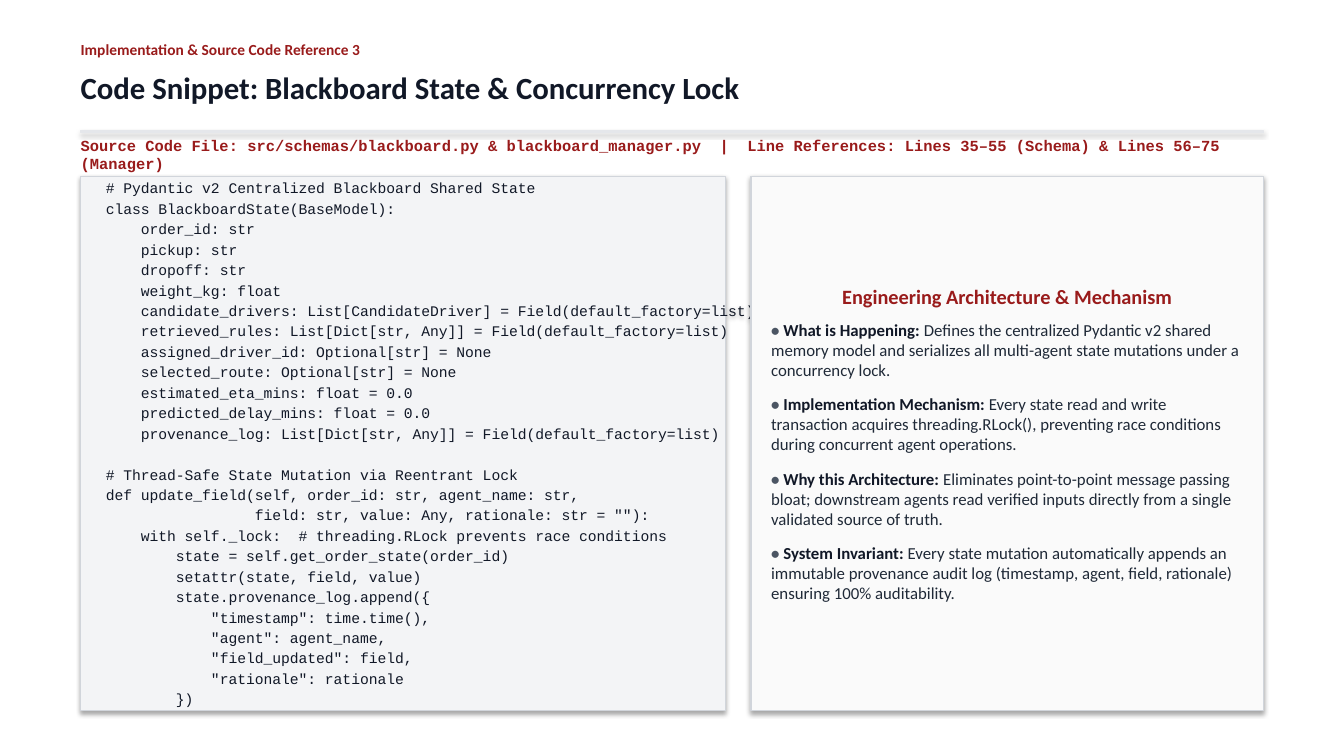
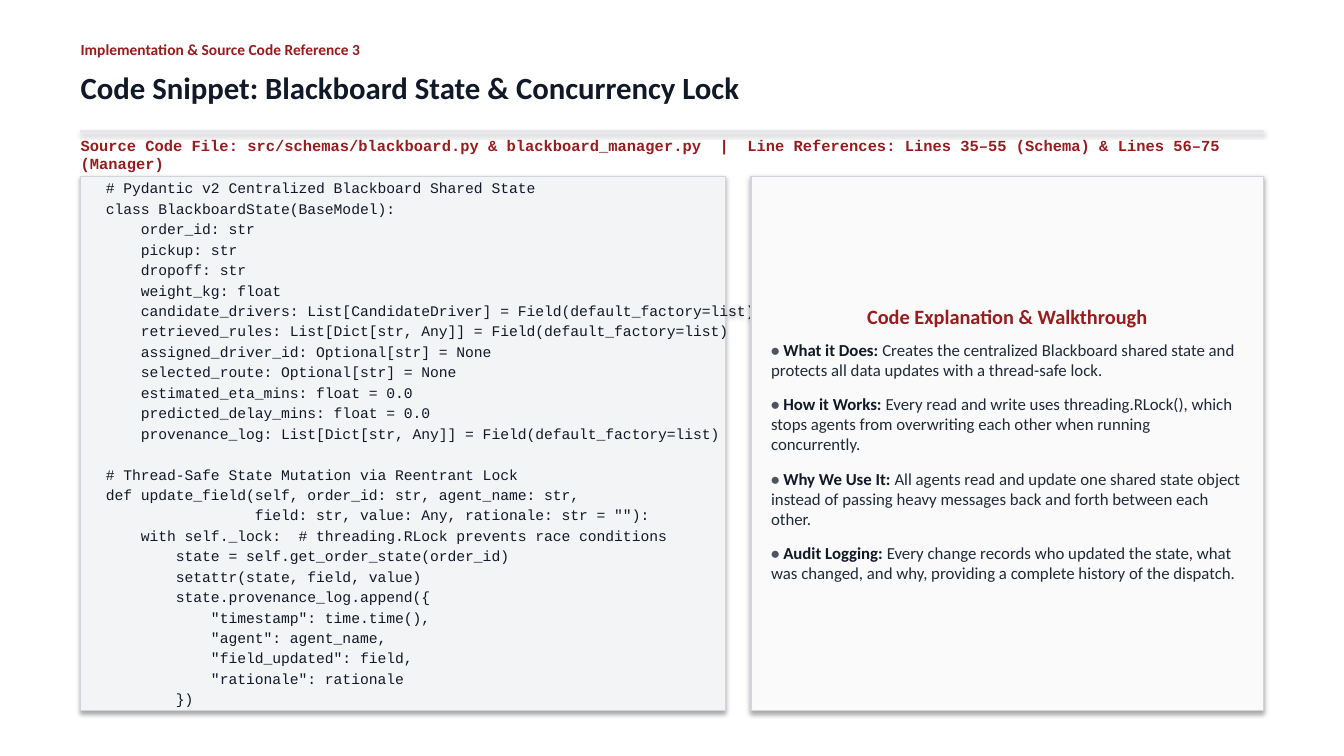
Before and after one commit to Akshat5091/DeliveryFleet-MAS, a slide deck: slide 10 of Eval 2 Documents/DeliveryFleet_MAS_Evaluation2_Master_Presentation.pptx. Drawn at 1344x756 pixels with LibreOffice and Linux fonts; fonts in the diff are those of the drawing. Boxes give left, top, right and bottom in pixels: in the first picture for what was removed or moved away, otherwise in the second. Text is boxed around its words. In the diff, an @@ line names an element or a change of style, - is before the commit and + after.

Commit message:
refactor: purge theoretical System Invariant jargon across all code slides in favor of plain human code walkthroughs

```diff
--- a/Eval 2 Documents/DeliveryFleet_MAS_Evaluation2_Master_Presentation.pptx
+++ b/Eval 2 Documents/DeliveryFleet_MAS_Evaluation2_Master_Presentation.pptx
@@ text in rectangle at bbox=[771, 309, 1240, 582]: text changed @@
-Engineering Architecture & Mechanism
-• What is Happening: Defines the centralized Pydantic v2 shared memory model and serializes all multi-agent state mutations under a concurrency lock.
-• Implementation Mechanism: Every state read and write transaction acquires threading.RLock(), preventing race conditions during concurrent agent operations.
-• Why this Architecture: Eliminates point-to-point message passing bloat; downstream agents read verified inputs directly from a single validated source of truth.
-• System Invariant: Every state mutation automatically appends an immutable provenance audit log (timestamp, agent, field, rationale) ensuring 100% auditability.
+Code Explanation & Walkthrough
+• What it Does: Creates the centralized Blackboard shared state and protects all data updates with a thread-safe lock.
+• How it Works: Every read and write uses threading.RLock(), which stops agents from overwriting each other when running concurrently.
+• Why We Use It: All agents read and update one shared state object instead of passing heavy messages back and forth between each other.
+• Audit Logging: Every change records who updated the state, what was changed, and why, providing a complete history of the dispatch.
```
Also in this commit, not shown: 4 other slides changed, 3 other files.
